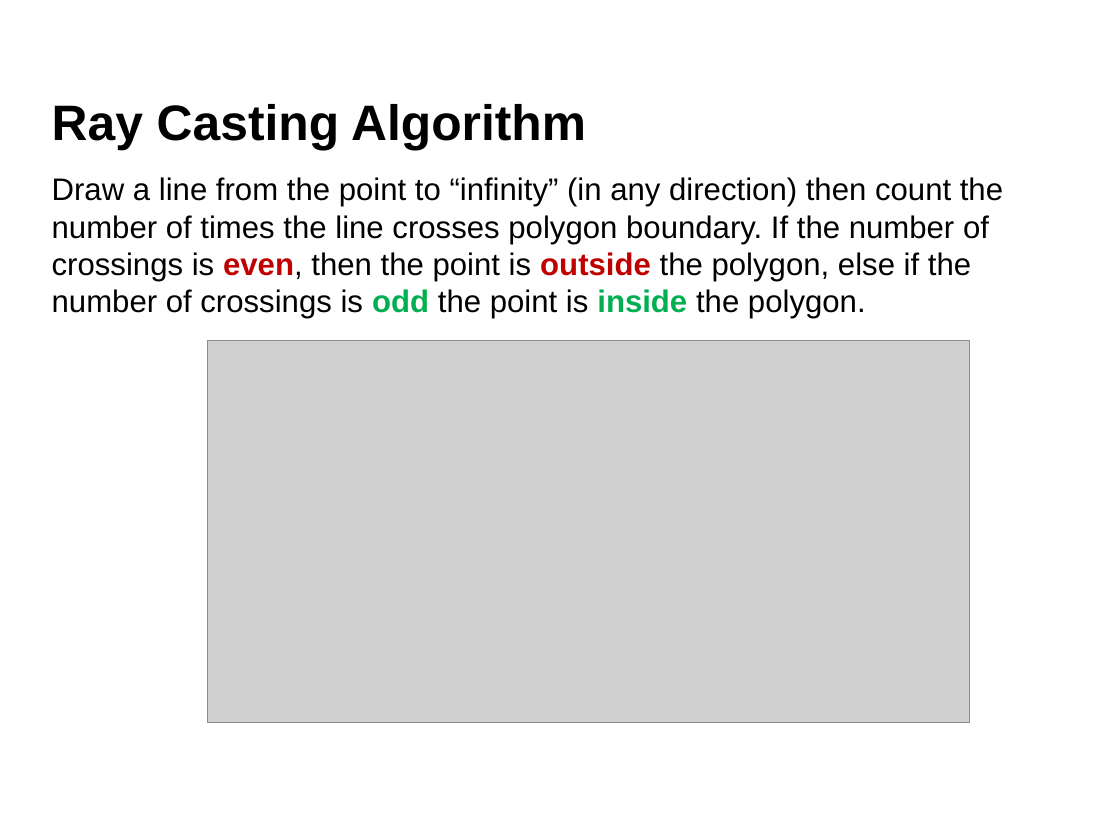
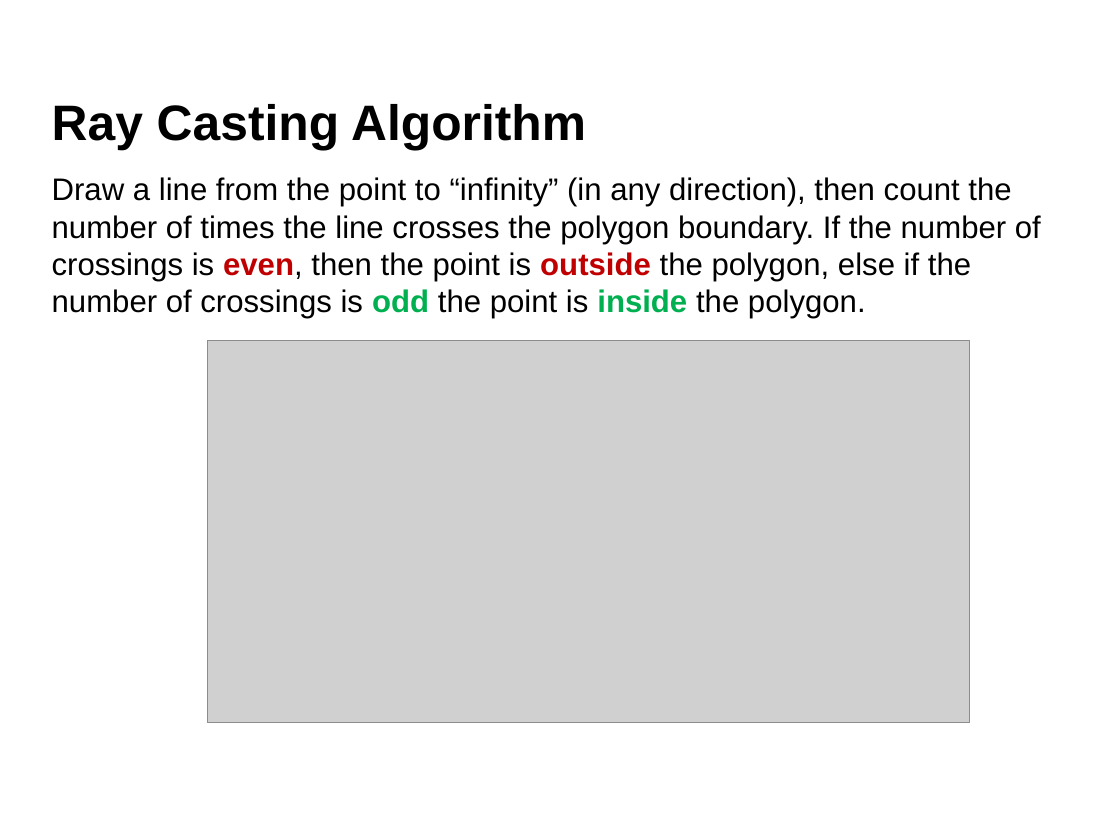
Before and after one commit to aldolipani/CEGE0096, a slide deck: slide 35 of 05 - Week/5 - Geometry with Python.pptx. Drawn at 1120x840 pixels with LibreOffice and Linux fonts; fonts in the diff are those of the drawing; grey boxes stand for pictures; background and template pictures are left out. Boxes give left, top, right and bottom in pixels: in the first picture for what was removed or moved away, otherwise in the second. Text is boxed around its words. In the diff, an @@ line names an element or a change of style, - is before the commit and + after.

```diff
--- a/05 - Week/5 - Geometry with Python.pptx
+++ b/05 - Week/5 - Geometry with Python.pptx
@@ text at (52, 177, 1041, 319): text changed @@
-Draw a line from the point to “infinity” (in any direction) then count the number of times the line crosses polygon boundary. If the number of crossings is even, then the point is outside the polygon, else if the number of crossings is odd the point is inside the polygon.
+Draw a line from the point to “infinity” (in any direction), then count the number of times the line crosses the polygon boundary. If the number of crossings is even, then the point is outside the polygon, else if the number of crossings is odd the point is inside the polygon.
```
Also in this commit, not shown: 13 other slides changed, 6 slides added.
